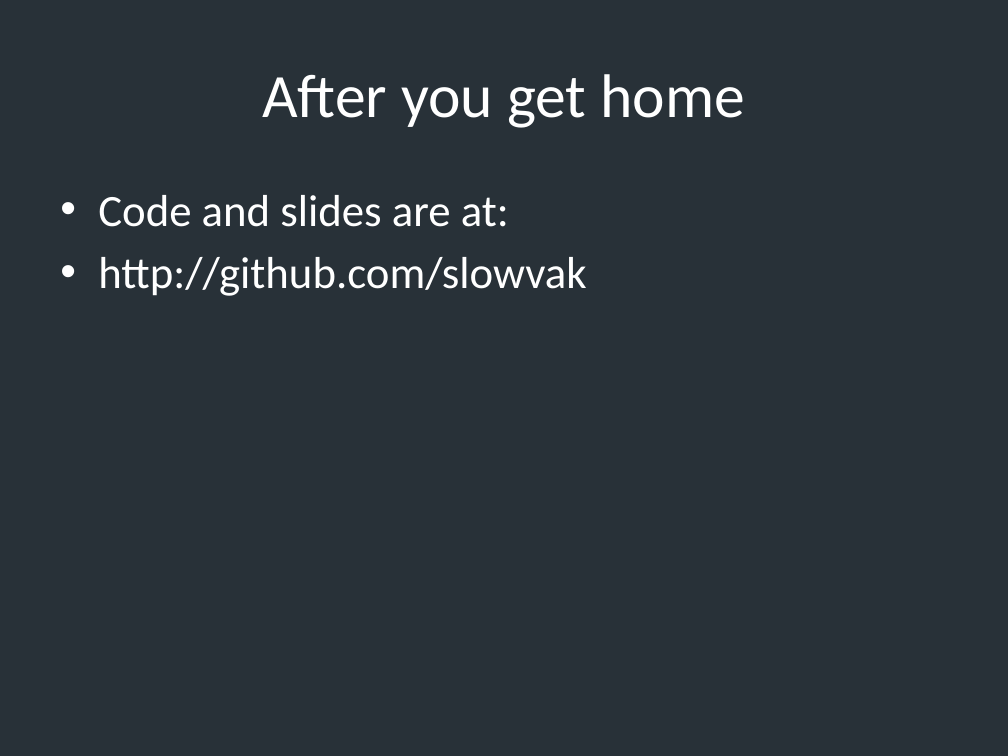
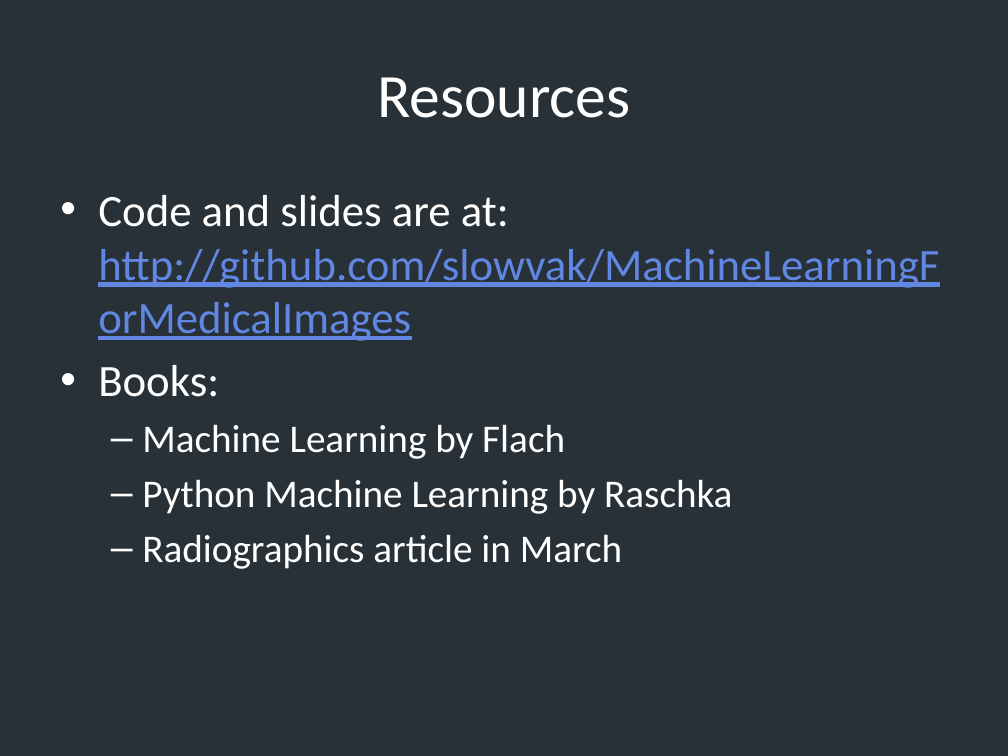
Before and after one commit to slowvak/MachineLearningForMedicalImages, a slide deck: slide 22 of 02-MachineLearningHandsOn.pptx. Drawn at 1008x756 pixels with LibreOffice and Linux fonts; fonts in the diff are those of the drawing. Boxes give left, top, right and bottom in pixels: in the first picture for what was removed or moved away, otherwise in the second. Text is boxed around its words. In the diff, an @@ line names an element or a change of style, - is before the commit and + after.

Commit message:
Updated PPT

```diff
--- a/02-MachineLearningHandsOn.pptx
+++ b/02-MachineLearningHandsOn.pptx
@@ title at [377, 77, 630, 118]: text changed @@
-After you get home
+Resources
@@ text at [98, 195, 939, 569]: text changed @@
-• Code and slides are at:
-• http://github.com/slowvak
+• Code and slides are at: http://github.com/slowvak/MachineLearningForMedicalImages
+• Books:
+  – Machine Learning by Flach
+  – Python Machine Learning by Raschka
+  – Radiographics article in March
```
Also in this commit, not shown: 4 other slides changed, 1 other file.
